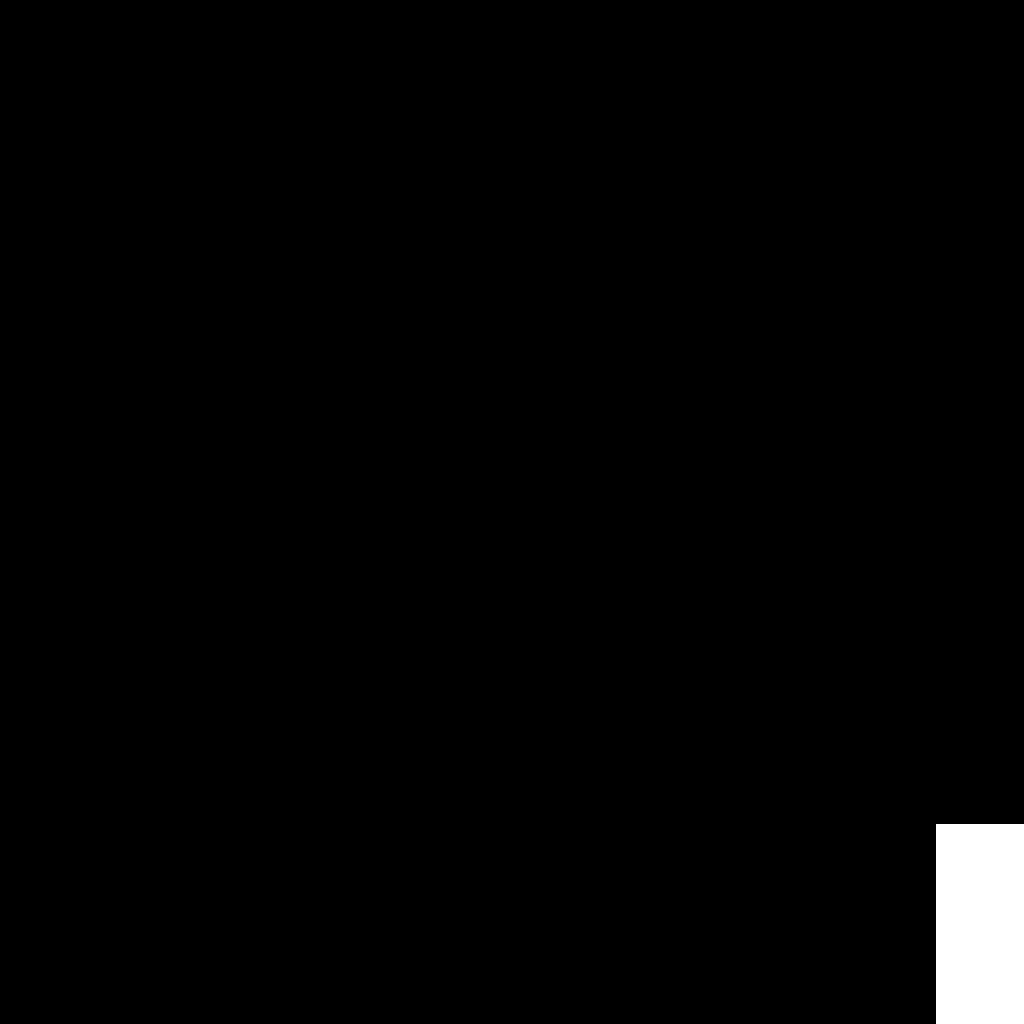
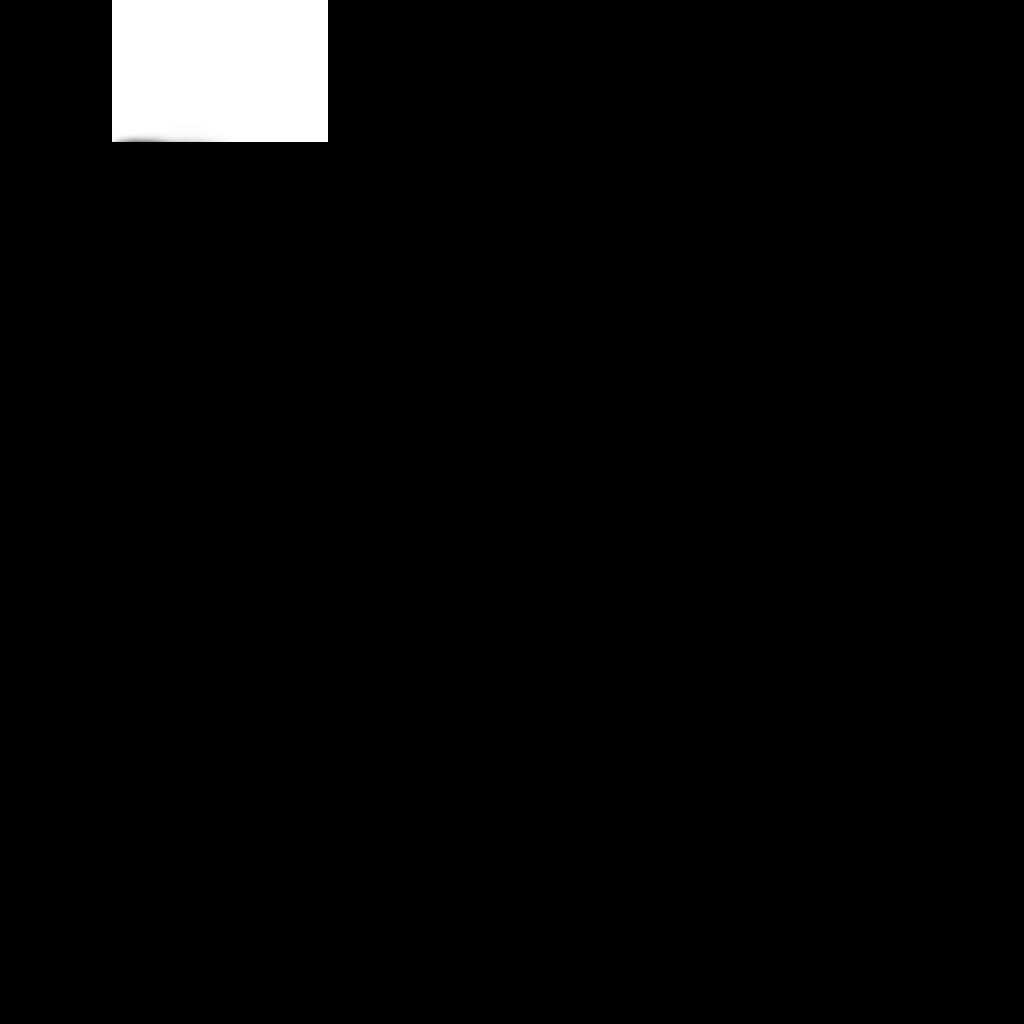
Layers edited between the first and the second 1024x1024 image:
hid "mangamask" over <box>112,0,1024,1024</box>
showed "pescocinho] copiar", painted on it over <box>112,0,1024,1024</box>
